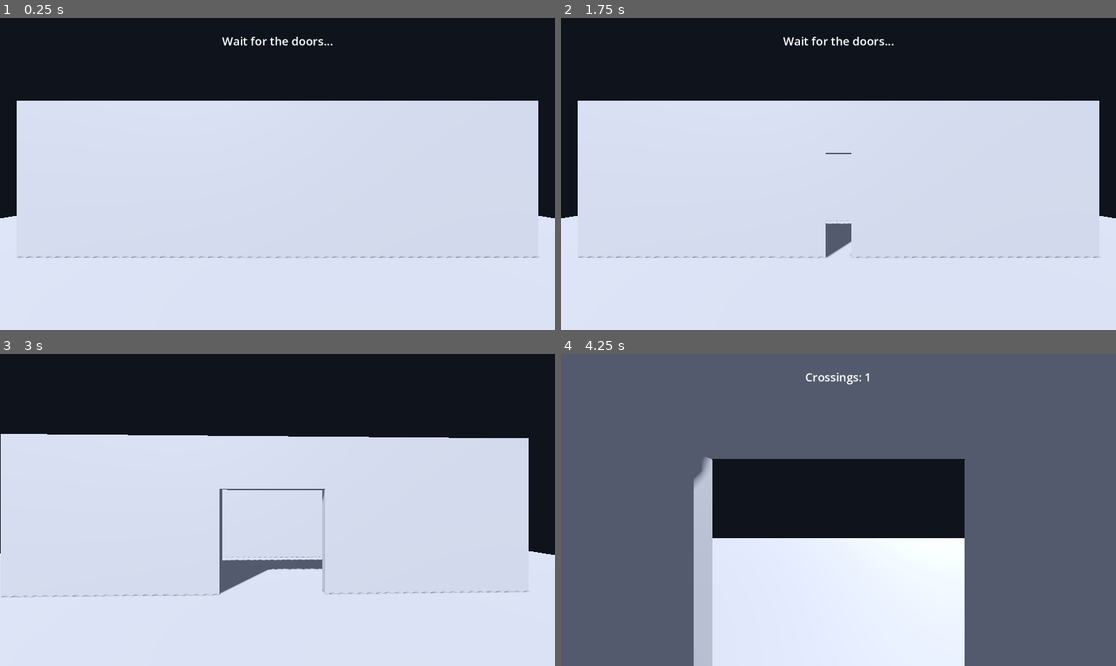
Above: before the commit, frames 1-4 (two rows, left to right).
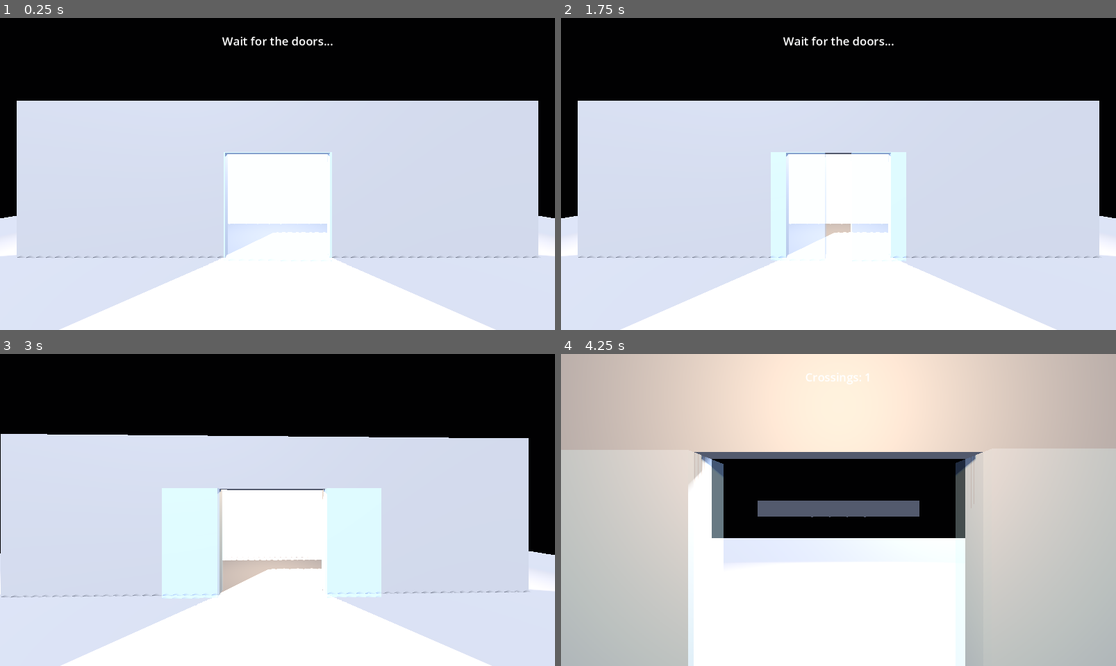
Above: after the commit, the same moments.

Repository: Vaibhav-hub123/DoorGambler
Game: Godot game, scene res://scenes/main.tscn
Two runs of this game, one before a commit and one after it. Both use one fixed random seed, a clock stepped at 60 frames per second and the inputs below.
Inputs (mouse positions are in pixels of both pictures, inside the frame that each line leads up to):
- Up to frame 1 (0.25 s): no input
- Up to frame 2 (1.75 s): tap Enter at 0.5 s; move the mouse to (960, 158) at 0.52 s; click (960, 158) at 0.67 s; tap Space at 1.25 s; move the mouse to (727, 189) at 1.27 s; click (727, 189) at 1.42 s
- Up to frame 3 (3 s): move the mouse to (333, 441) at 2.02 s; click (333, 441) at 2.17 s; tap Enter at 2.75 s; move the mouse to (249, 572) at 2.77 s; click (249, 572) at 2.92 s
- Up to frame 4 (4.25 s): move the mouse to (1005, 556) at 3.52 s; click (1005, 556) at 3.67 s

The runs differ from the first frame. In frame 1, 46% of the frame differs, in the area x 0-100%, y 0-100%; in frame 2, 47%; in frame 3, 53%; in frame 4, 87%.

Commit message:
starting

Diff:
--- a/main.gd
+++ b/main.gd
@@ -16,6 +16,7 @@
 
 @export_group("Crossing")
 @export var walk_time := 1.2
+@export var station_departure_offset := 40.0
 @export var doorway_half_depth := 0.3
 @export var passable_left_x := -0.75
 @export var doorway_half_width := 1.0
@@ -23,6 +24,7 @@
 
 @onready var camera: Camera3D = $Camera3D
 @onready var train: Node3D = $Train
+@onready var station: Node3D = $Station
 @onready var door_left: MeshInstance3D = $Train/DoorLeft
 @onready var door_right: MeshInstance3D = $Train/DoorRight
 @onready var platform_spot: Marker3D = $PlatformSpot
@@ -31,6 +33,7 @@
 
 var left_closed_x: float
 var right_closed_x: float
+var station_home_z: float
 var door_state: Door = Door.CLOSED
 var door_timer: float
 var location: Location = Location.PLATFORM
@@ -44,6 +47,7 @@
 	# The closed door positions and starting camera pose are authored in the scene.
 	left_closed_x = door_left.position.x
 	right_closed_x = door_right.position.x
+	station_home_z = station.position.z
 	door_timer = initial_wait
 	update_label("Wait for the doors...")
 
@@ -136,6 +140,8 @@
 	walk_tween.set_trans(Tween.TRANS_SINE).set_ease(Tween.EASE_IN_OUT)
 	walk_tween.tween_property(camera, "global_position", spot.global_position, walk_time)
 	walk_tween.tween_property(camera, "global_rotation", spot.global_rotation, walk_time)
+	var station_target_z := station_home_z + station_departure_offset if destination == Location.INSIDE else station_home_z
+	walk_tween.tween_property(station, "position:z", station_target_z, walk_time)
 	walk_tween.finished.connect(_on_walk_finished.bind(destination))
 
 
--- a/scenes/main.tscn
+++ b/scenes/main.tscn
@@ -1,10 +1,10 @@
 [gd_scene format=3 uid="uid://cq521dy65wn1r"]
 
-[ext_resource type="Script" path="res://main.gd" id="1_o5qli"]
+[ext_resource type="Script" uid="uid://csuu0xqwrrtbb" path="res://main.gd" id="1_o5qli"]
 
 [sub_resource type="Environment" id="Environment_main"]
 background_mode = 1
-background_color = Color(0.055, 0.075, 0.11, 1)
+background_color = Color(0.005, 0.005, 0.008, 1)
 ambient_light_source = 3
 ambient_light_color = Color(0.78, 0.84, 1, 1)
 ambient_light_energy = 0.6
@@ -22,7 +22,17 @@
 size = Vector3(10, 3, 0.2)
 
 [sub_resource type="BoxMesh" id="BoxMesh_door"]
-size = Vector3(1, 2, 0.1)
+size = Vector3(1, 2, 0.415)
+
+[sub_resource type="BoxMesh" id="BoxMesh_station_pillar"]
+size = Vector3(0.4, 3, 0.4)
+
+[sub_resource type="BoxMesh" id="BoxMesh_station_back"]
+size = Vector3(40, 4, 0.2)
+
+[sub_resource type="StandardMaterial3D" id="Material_glass_door"]
+transparency = 1
+albedo_color = Color(0.65, 0.82, 1, 0.3)
 
 [node name="Main" type="Node3D" unique_id=1411005492]
 script = ExtResource("1_o5qli")
@@ -37,6 +47,28 @@
 
 [node name="Floor" type="MeshInstance3D" parent="." unique_id=551268047]
 mesh = SubResource("PlaneMesh_floor")
+
+[node name="Station" type="Node3D" parent="." unique_id=1834217221]
+
+[node name="PillarLeftOuter" type="MeshInstance3D" parent="Station"]
+position = Vector3(-6, 1.5, 5)
+mesh = SubResource("BoxMesh_station_pillar")
+
+[node name="PillarLeftInner" type="MeshInstance3D" parent="Station"]
+position = Vector3(-2, 1.5, 5)
+mesh = SubResource("BoxMesh_station_pillar")
+
+[node name="PillarRightInner" type="MeshInstance3D" parent="Station"]
+position = Vector3(2, 1.5, 5)
+mesh = SubResource("BoxMesh_station_pillar")
+
+[node name="PillarRightOuter" type="MeshInstance3D" parent="Station"]
+position = Vector3(6, 1.5, 5)
+mesh = SubResource("BoxMesh_station_pillar")
+
+[node name="BackWall" type="MeshInstance3D" parent="Station"]
+position = Vector3(0, 2, 9)
+mesh = SubResource("BoxMesh_station_back")
 
 [node name="Train" type="Node3D" parent="." unique_id=1729372123]
 
@@ -56,13 +88,22 @@
 transform = Transform3D(1, 0, 0, 0, 1, 0, 0, 0, 1, 0, 1.5, -3)
 mesh = SubResource("BoxMesh_back")
 
+[node name="InteriorLight" type="OmniLight3D" parent="Train"]
+position = Vector3(0, 2.4, -1.4)
+light_color = Color(1, 0.83, 0.62, 1)
+light_energy = 2.0
+omni_range = 8.0
+shadow_enabled = true
+
 [node name="DoorLeft" type="MeshInstance3D" parent="Train" unique_id=1389175952]
-transform = Transform3D(1, 0, 0, 0, 1, 0, 0, 0, 1, -0.5, 1, 0.06)
+transform = Transform3D(1, 0, 0, 0, 1, 0, 0, 0, 1, -0.5, 1, 0.031838473)
 mesh = SubResource("BoxMesh_door")
+surface_material_override/0 = SubResource("Material_glass_door")
 
 [node name="DoorRight" type="MeshInstance3D" parent="Train" unique_id=1807624690]
 transform = Transform3D(1, 0, 0, 0, 1, 0, 0, 0, 1, 0.5, 1, 0.06)
 mesh = SubResource("BoxMesh_door")
+surface_material_override/0 = SubResource("Material_glass_door")
 
 [node name="PlatformSpot" type="Marker3D" parent="." unique_id=165085940]
 transform = Transform3D(1, 0, 0, 0, 1, 0, 0, 0, 1, 0, 1.6, 4)
@@ -77,7 +118,7 @@
 [node name="CanvasLayer" type="CanvasLayer" parent="." unique_id=1234567890]
 
 [node name="StatusLabel" type="Label" parent="CanvasLayer" unique_id=1234567891]
-anchors_preset = 10
+anchors_preset = 5
 anchor_left = 0.5
 anchor_right = 0.5
 offset_left = -250.0
